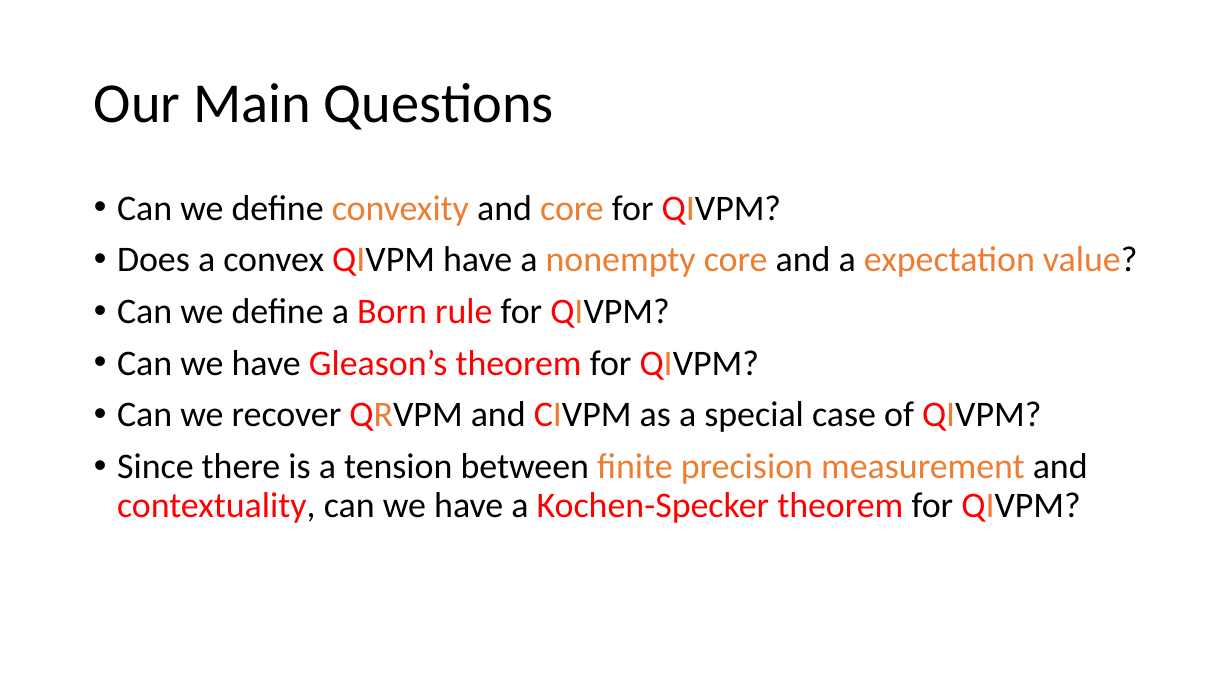
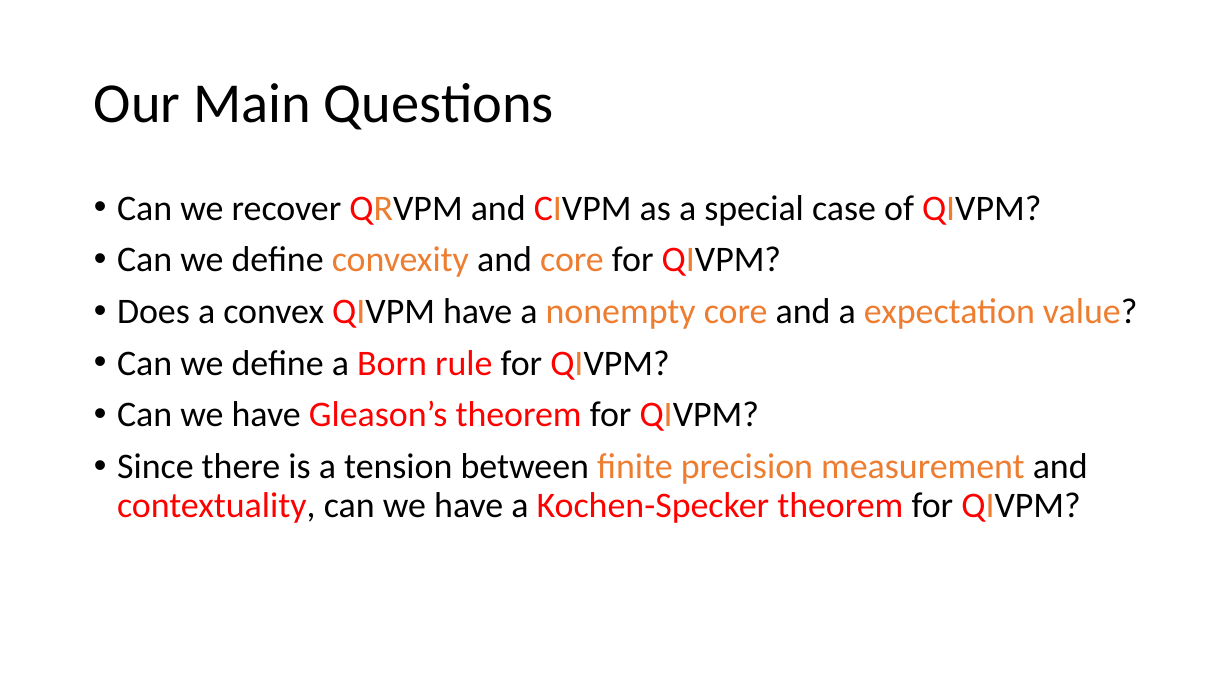
Before and after one commit to yuttai/Contextuality-and-Nonlocality-in-Discrete-Quantum-Theory, a slide deck: slide 10 of prop_letter.pptx. Drawn at 1232x693 pixels with LibreOffice and Linux fonts; fonts in the diff are those of the drawing. Boxes give left, top, right and bottom in pixels: in the first picture for what was removed or moved away, otherwise in the second. Text is boxed around its words. In the diff, an @@ line names an element or a change of style, - is before the commit and + after.

```diff
--- a/prop_letter.pptx
+++ b/prop_letter.pptx
@@ text at (117,195,1041,226): paragraph added @@
+• Can we recover QRVPM and CIVPM as a special case of QIVPM?
@@ text at (117,401,1041,432): paragraph removed @@
-• Can we recover QRVPM and CIVPM as a special case of QIVPM?
```
Also in this commit, not shown: 6 other slides changed, 2 slides added.
